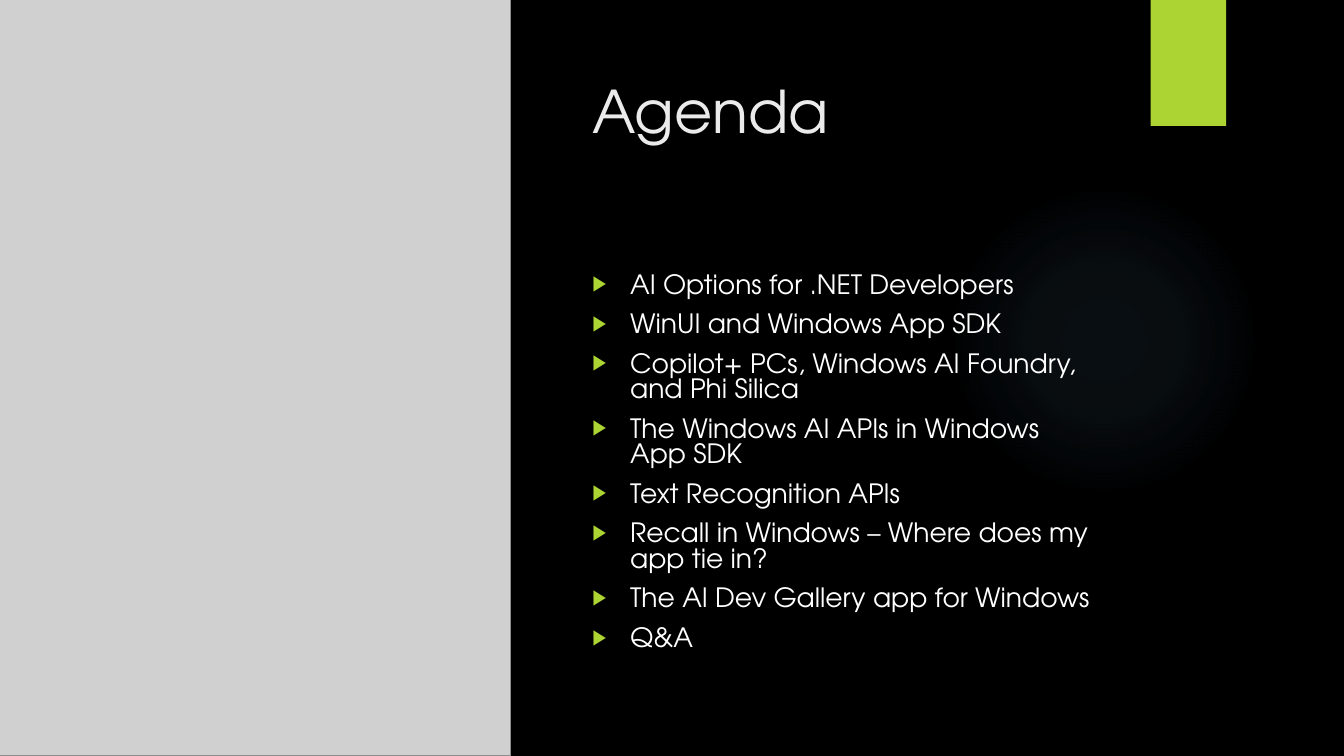
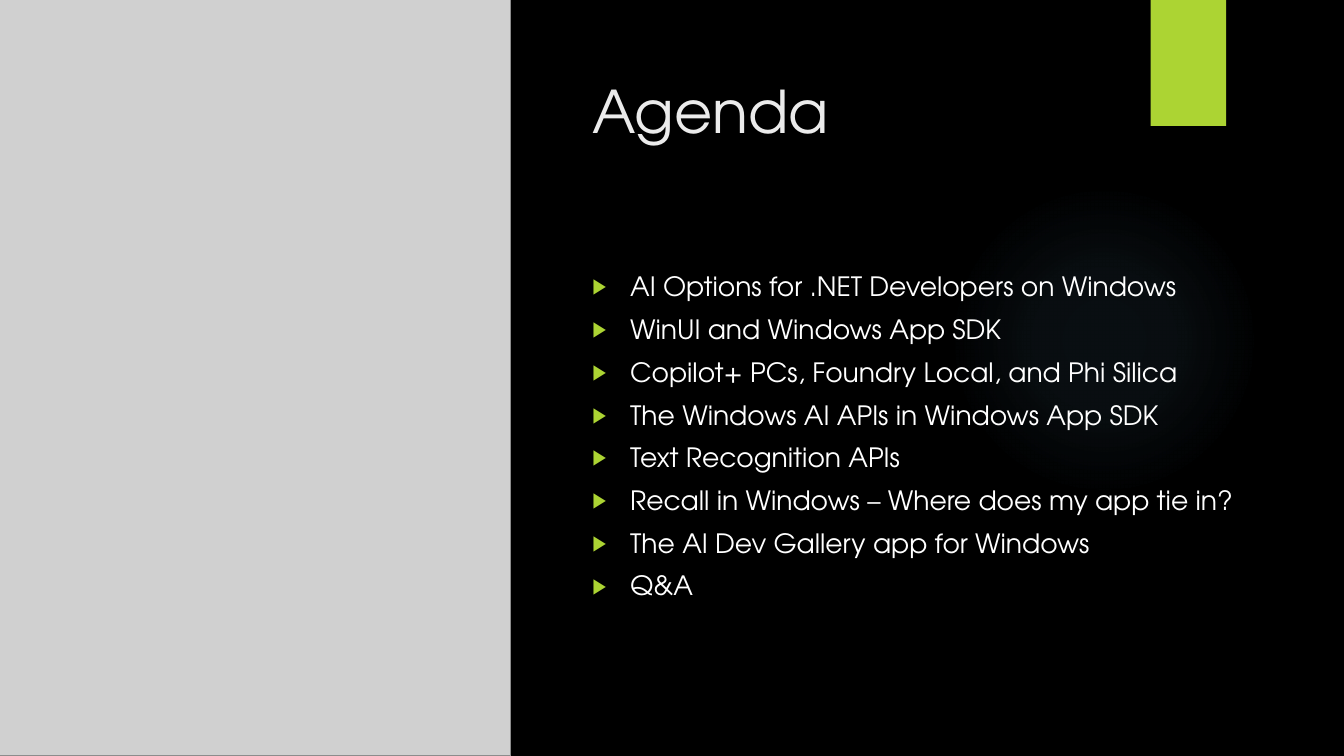
Before and after one commit to alvinashcraft/speaking, a slide deck: slide 3 of 2026/0723_NebraskaCode/WindowsAI/Nebraska.Code - Intelligent Windows Apps with WAI.pptx. Drawn at 1344x756 pixels with LibreOffice and Linux fonts; fonts in the diff are those of the drawing; grey boxes stand for pictures; background and template pictures are left out. Boxes give left, top, right and bottom in pixels: in the first picture for what was removed or moved away, otherwise in the second. Text is boxed around its words. In the diff, an @@ line names an element or a change of style, - is before the commit and + after.

```diff
--- a/2026/0723_NebraskaCode/WindowsAI/Nebraska.Code - Intelligent Windows Apps with WAI.pptx
+++ b/2026/0723_NebraskaCode/WindowsAI/Nebraska.Code - Intelligent Windows Apps with WAI.pptx
@@ text at (630, 276, 1176, 301): text changed @@
-▶ AI Options for .NET Developers
+▶ AI Options for .NET Developers on Windows
@@ text at (630, 319, 1233, 596): line spacing 0.8 to 0.9 @@
@@ text at (630, 362, 1177, 387): text changed @@
-▶ Copilot+ PCs, Windows AI Foundry, and Phi Silica
+▶ Copilot+ PCs, Foundry Local, and Phi Silica
```
Also in this commit, not shown: 3 other slides changed.
